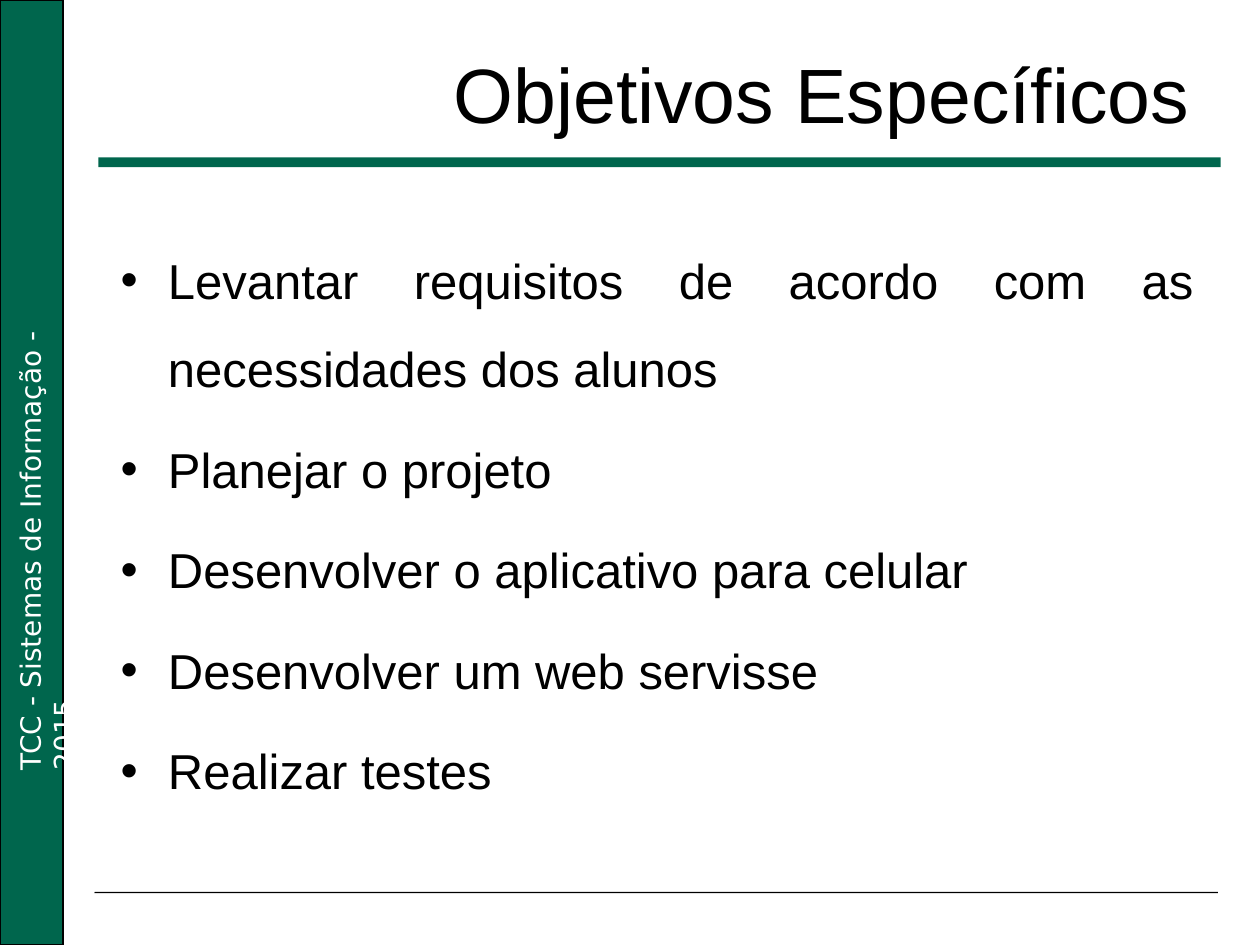
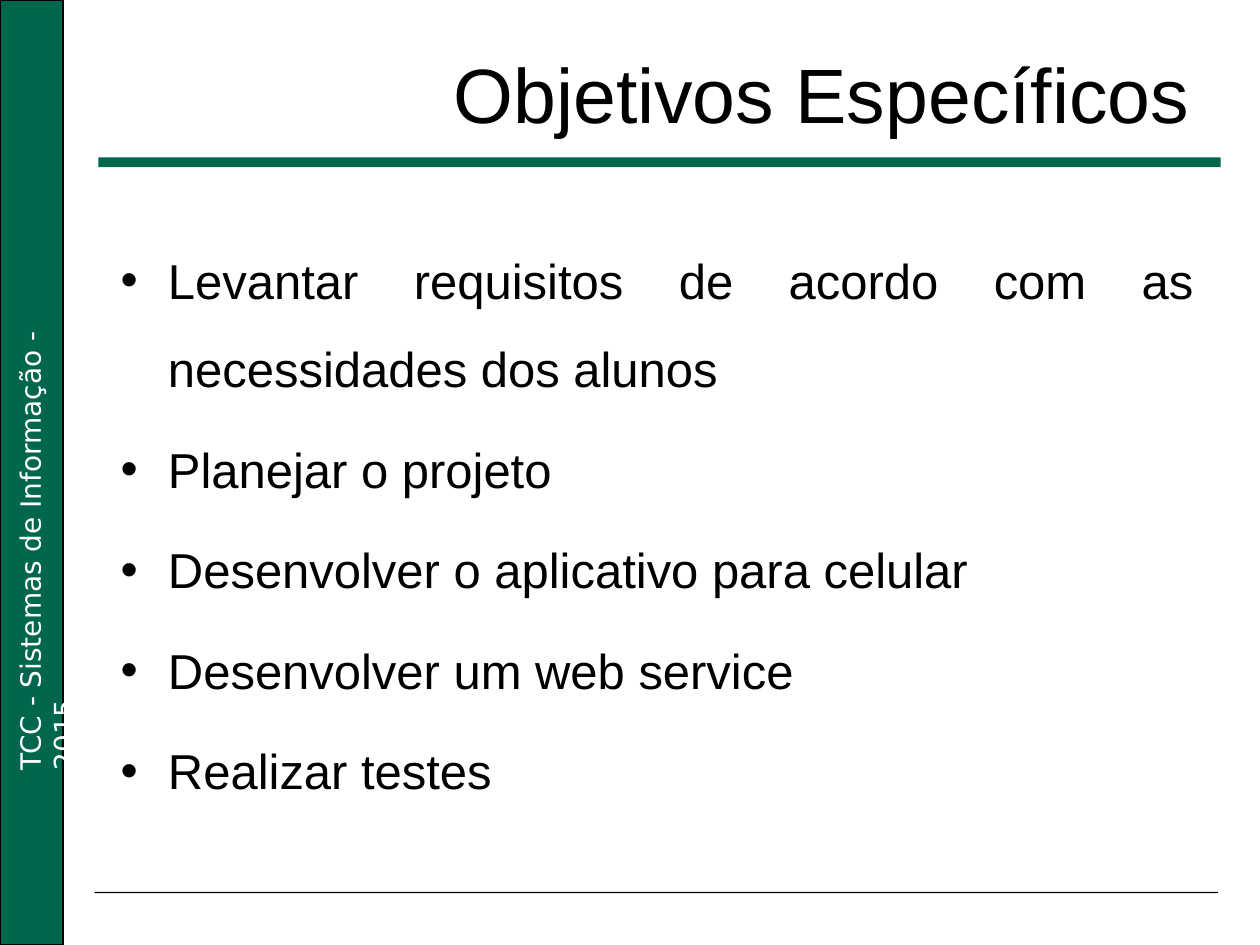
Before and after one commit to diogenesRezende/TCC, a slide deck: slide 3 of Apresentação/Qualificação Android.ppt. Drawn at 1260x945 pixels with LibreOffice and Linux fonts; fonts in the diff are those of the drawing; background and template pictures are left out. Boxes give left, top, right and bottom in pixels: in the first picture for what was removed or moved away, otherwise in the second. Text is boxed around its words. In the diff, an @@ line names an element or a change of style, - is before the commit and + after.

```diff
--- a/Apresentação/Qualificação Android.ppt
+++ b/Apresentação/Qualificação Android.ppt
@@ text in rectangle at (168, 653, 794, 690): text changed @@
-• Desenvolver um web servisse
+• Desenvolver um web service
```
Also in this commit, not shown: 1 other slide changed, 1 slide added.
